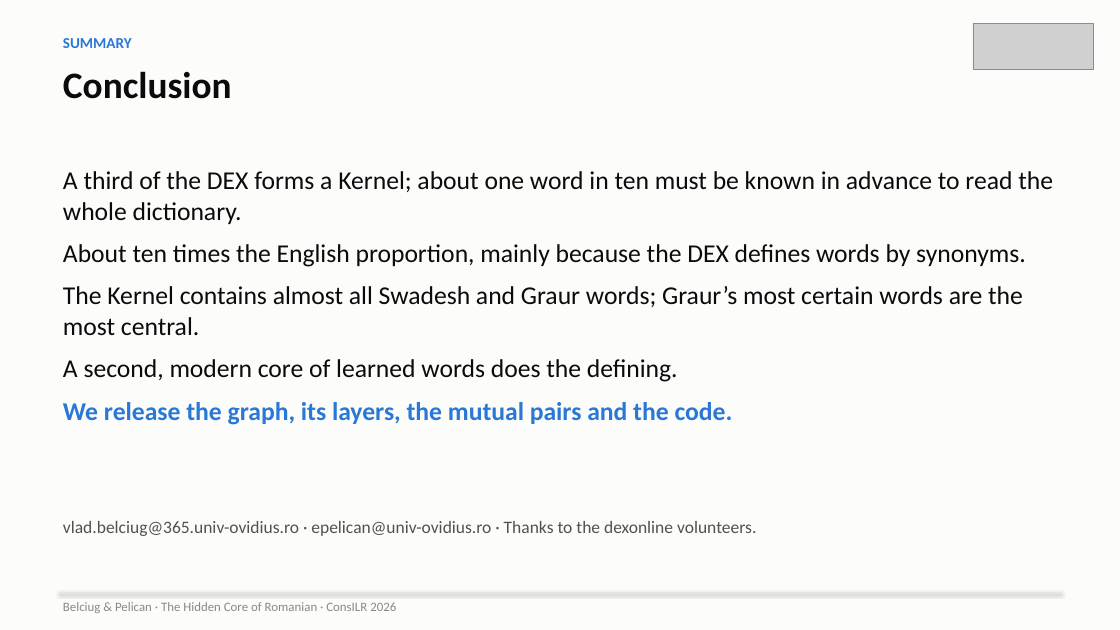
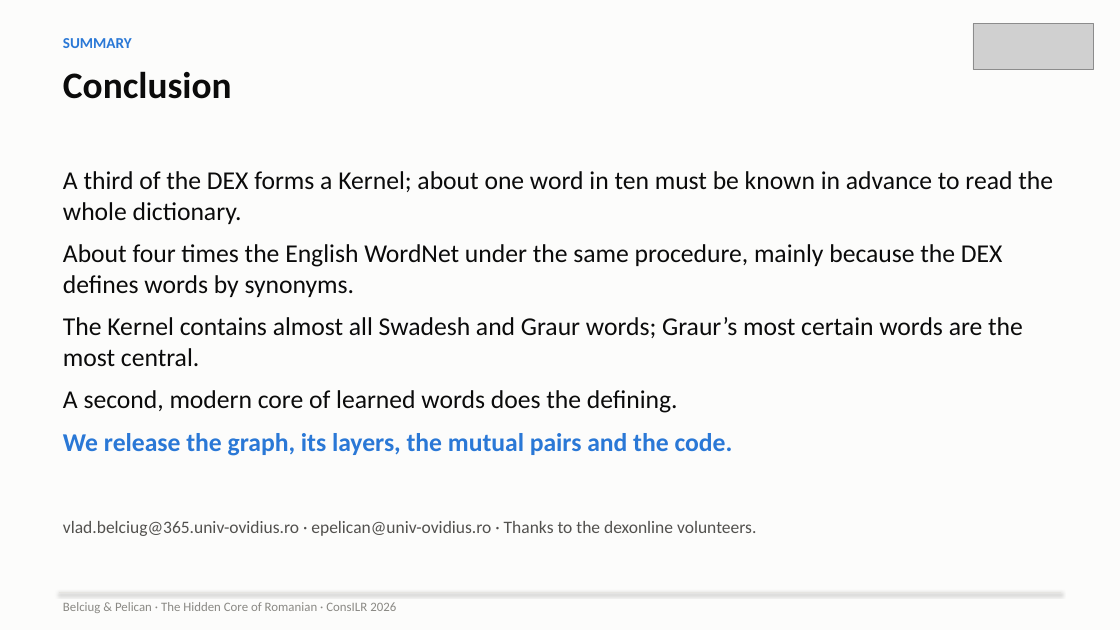
Before and after one commit to ovladon/hidden-core-romanian, a slide deck: slide 14 of slides/HiddenCore_ConsILR2026.pptx. Drawn at 1120x630 pixels with LibreOffice and Linux fonts; fonts in the diff are those of the drawing; grey boxes stand for pictures. Boxes give left, top, right and bottom in pixels: in the first picture for what was removed or moved away, otherwise in the second. Text is boxed around its words. In the diff, an @@ line names an element or a change of style, - is before the commit and + after.

```diff
--- a/slides/HiddenCore_ConsILR2026.pptx
+++ b/slides/HiddenCore_ConsILR2026.pptx
@@ text at [63, 244, 1003, 297]: text changed @@
-About ten times the English proportion, mainly because the DEX defines words by synonyms.
+About four times the English WordNet under the same procedure, mainly because the DEX defines words by synonyms.
```
Also in this commit, not shown: 41 other files.
